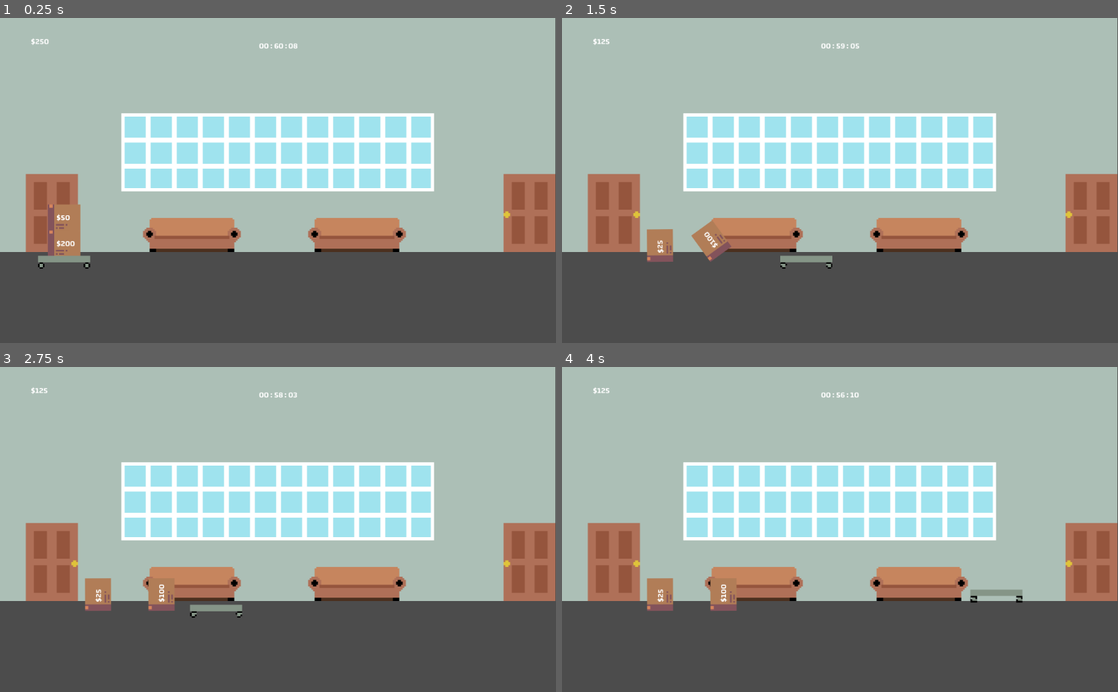
Above: before the commit, frames 1-4 (two rows, left to right).
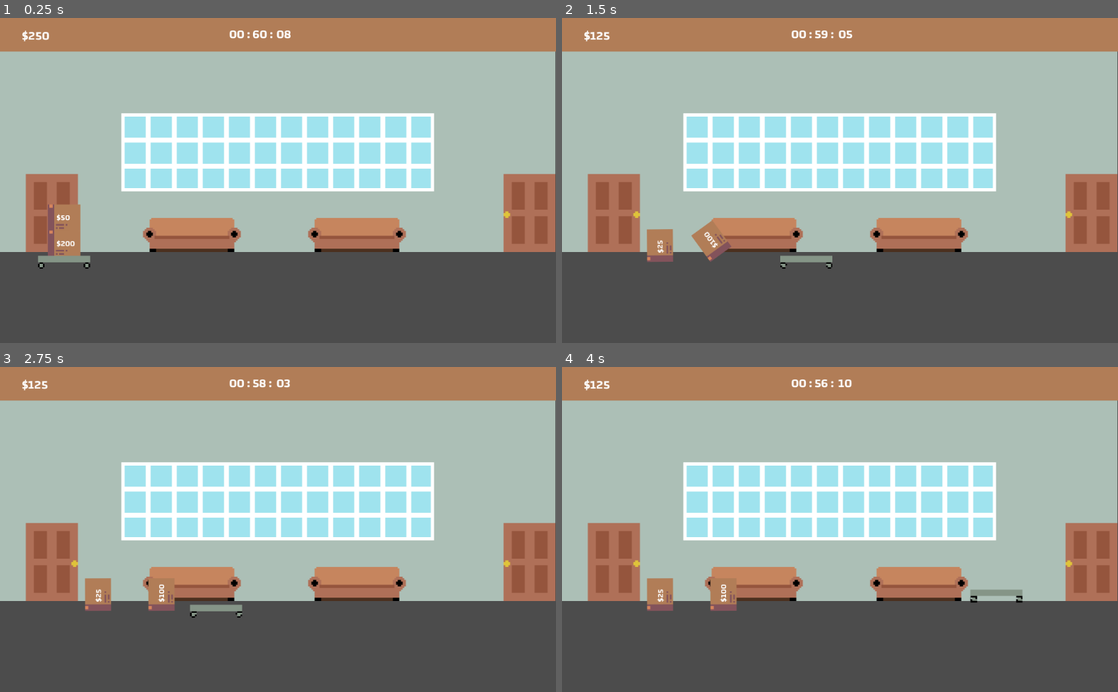
Above: after the commit, the same moments.

Repository: JMixson/moving-out-day
Game: Godot game, scene res://Scenes/Level 1.tscn
Same seed, same stepped clock (60 frames per second), same inputs: the game is played once before the commit and once after it.
Inputs:
- Up to frame 1 (0.25 s): no input
- Up to frame 2 (1.5 s): tap Enter at 0.5 s; hold Right (ui_right) from 0.53 s (still down); tap Up (ui_up) at 0.77 s
- Up to frame 3 (2.75 s): tap Up (ui_up) at 1.52 s; release Right (ui_right) at 2.03 s; hold Left (ui_left) from 2.03 s (still down)
- Up to frame 4 (4 s): release Left (ui_left) at 2.78 s; hold Right (ui_right) from 2.78 s (still down); tap Up (ui_up) at 3.02, 3.77 s

The runs differ from the first frame. In frame 1, 10% of the frame differs, in the area x 0-100%, y 0-11%; in frame 2, 10%; in frame 3, 10%; in frame 4, 10%.

Commit message:
Update theme and position

Diff:
--- a/Scenes/Countdown.tscn
+++ b/Scenes/Countdown.tscn
@@ -1,15 +1,16 @@
 [gd_scene load_steps=3 format=2]
 
 [ext_resource path="res://Scripts/Countdown.gd" type="Script" id=1]
-[ext_resource path="res://main-theme.tres" type="Theme" id=2]
+[ext_resource path="res://top-ui-theme.tres" type="Theme" id=2]
 
 [node name="Countdown" type="Control"]
 anchor_right = 1.0
 anchor_bottom = 1.0
 margin_left = -3.0
 margin_top = -3.0
-margin_right = -917.0
+margin_right = -860.0
 margin_bottom = -563.0
+theme = ExtResource( 2 )
 script = ExtResource( 1 )
 __meta__ = {
 "_edit_horizontal_guides_": [ 25.0 ],
@@ -20,31 +21,28 @@
 [node name="min" type="RichTextLabel" parent="."]
 margin_left = 15.0
 margin_top = 9.0
-margin_right = 56.0
-margin_bottom = 37.0
-theme = ExtResource( 2 )
-text = "00"
+margin_right = 67.0
+margin_bottom = 57.0
+text = "00 : "
 __meta__ = {
 "_edit_use_anchors_": false
 }
 
 [node name="sec" type="RichTextLabel" parent="."]
-margin_left = 43.0
+margin_left = 58.0
 margin_top = 9.0
-margin_right = 83.0
-margin_bottom = 39.0
-theme = ExtResource( 2 )
-text = "00"
+margin_right = 108.0
+margin_bottom = 59.0
+text = "00 : "
 __meta__ = {
 "_edit_use_anchors_": false
 }
 
 [node name="dsec" type="RichTextLabel" parent="."]
-margin_left = 69.0
+margin_left = 102.0
 margin_top = 9.0
-margin_right = 105.0
-margin_bottom = 37.0
-theme = ExtResource( 2 )
+margin_right = 136.0
+margin_bottom = 58.0
 text = "00"
 __meta__ = {
 "_edit_use_anchors_": false
--- a/Scenes/Top UI.tscn
+++ b/Scenes/Top UI.tscn
@@ -1,6 +1,6 @@
 [gd_scene load_steps=4 format=2]
 
-[ext_resource path="res://main-theme.tres" type="Theme" id=1]
+[ext_resource path="res://top-ui-theme.tres" type="Theme" id=1]
 [ext_resource path="res://Scenes/Countdown.tscn" type="PackedScene" id=2]
 [ext_resource path="res://Scripts/Top UI.gd" type="Script" id=3]
 
@@ -13,11 +13,21 @@
 "_edit_use_anchors_": false
 }
 
+[node name="ColorRect" type="ColorRect" parent="."]
+margin_left = 1.0
+margin_top = -2.0
+margin_right = 1026.0
+margin_bottom = 60.0
+color = Color( 0.698039, 0.494118, 0.345098, 1 )
+__meta__ = {
+"_edit_use_anchors_": false
+}
+
 [node name="Total" type="Label" parent="."]
-margin_left = 58.0
-margin_top = 28.0
-margin_right = 124.0
-margin_bottom = 55.0
+margin_left = 41.0
+margin_top = 11.0
+margin_right = 158.0
+margin_bottom = 58.0
 theme = ExtResource( 1 )
 text = "Total Price"
 __meta__ = {
@@ -25,8 +35,8 @@
 }
 
 [node name="Countdown" parent="." instance=ExtResource( 2 )]
-margin_left = 463.0
-margin_top = 27.0
-margin_right = -454.0
-margin_bottom = -19.0
+margin_left = 408.0
+margin_top = -1.0
+margin_right = -457.0
+margin_bottom = -33.0
 minutes = 1
